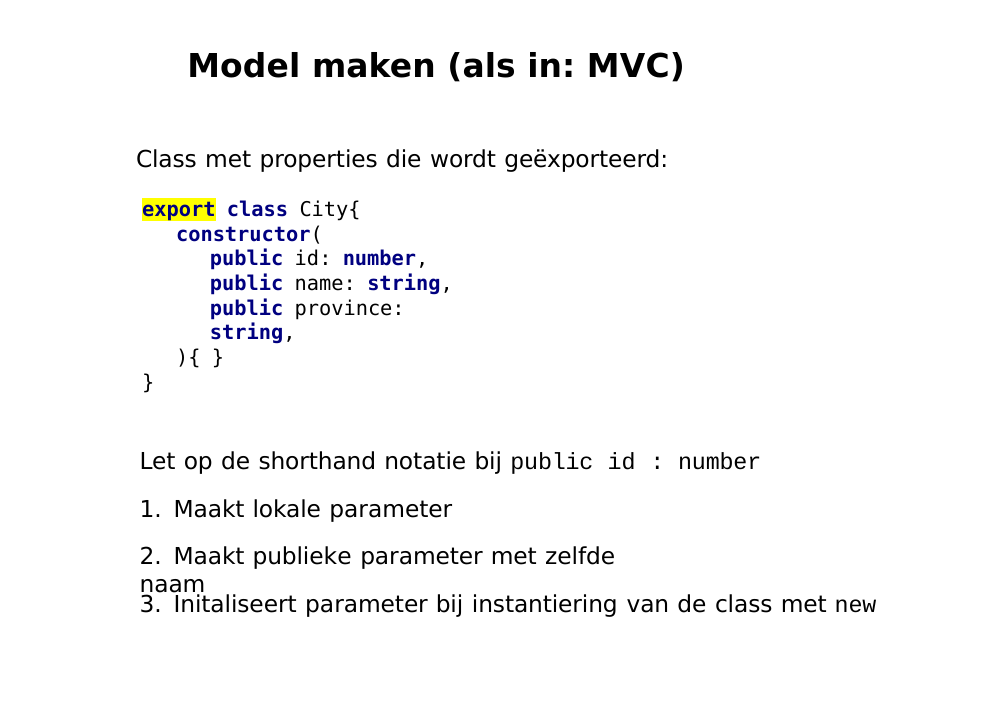
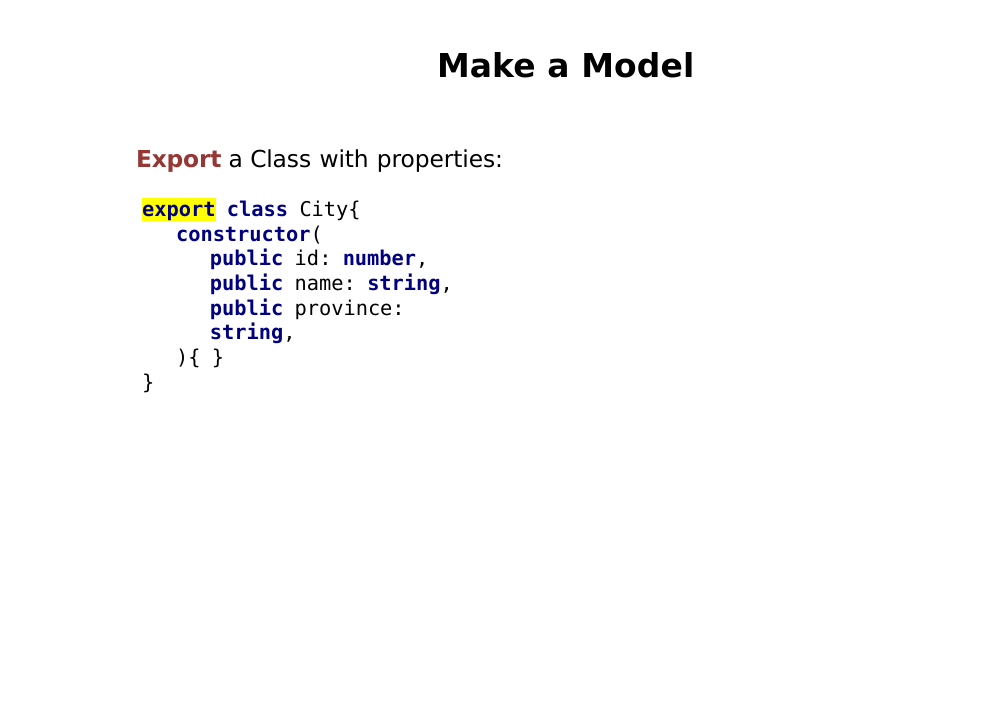
Before and after one commit to petereijgermans11/workshop-angular10, a slide deck: slide 12 of PPT/02- Angular Databinding.pptx. Drawn at 1008x713 pixels with LibreOffice and Linux fonts; fonts in the diff are those of the drawing. Boxes give left, top, right and bottom in pixels: in the first picture for what was removed or moved away, otherwise in the second. Text is boxed around its words. In the diff, an @@ line names an element or a change of style, - is before the commit and + after.

```diff
--- a/PPT/02- Angular Databinding.pptx
+++ b/PPT/02- Angular Databinding.pptx
@@ title at (437, 52, 694, 78): text changed @@
-Model maken (als in: MVC)
+Make a Model
@@ text at (136, 149, 503, 172): text changed @@
-Class met properties die wordt geëxporteerd:
+Export a Class with properties:
@@ text removed at (140, 451, 593, 522) @@
-Let op de shorthand notatie bij public
-1. Maakt lokale parameter
@@ text removed at (608, 452, 761, 470) @@
-id : number
@@ text removed at (140, 546, 615, 598) @@
-2. Maakt publieke parameter met zelfde naam
@@ text removed at (140, 594, 877, 617) @@
-3. Initaliseert parameter bij instantiering van de class met new
```
Also in this commit, not shown: 34 other slides changed, 1 slide added, 4 slides removed, 7 other files.
